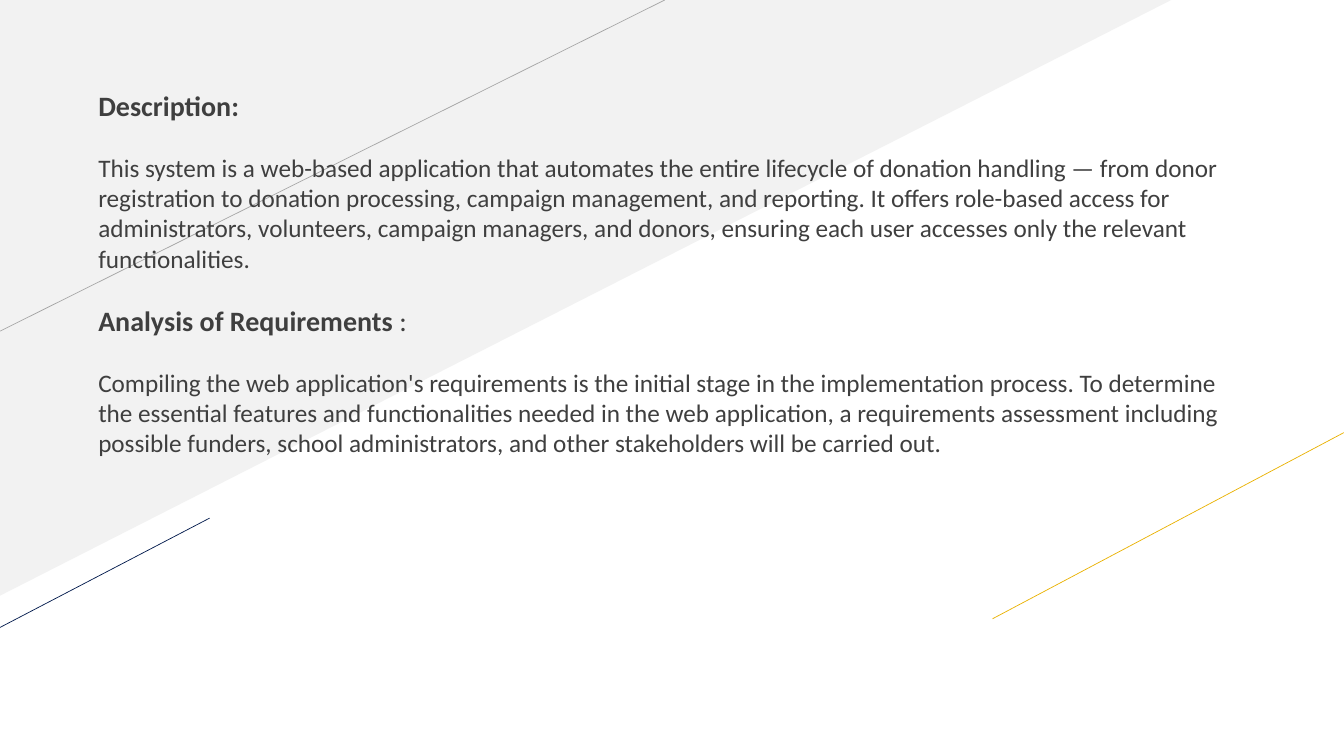
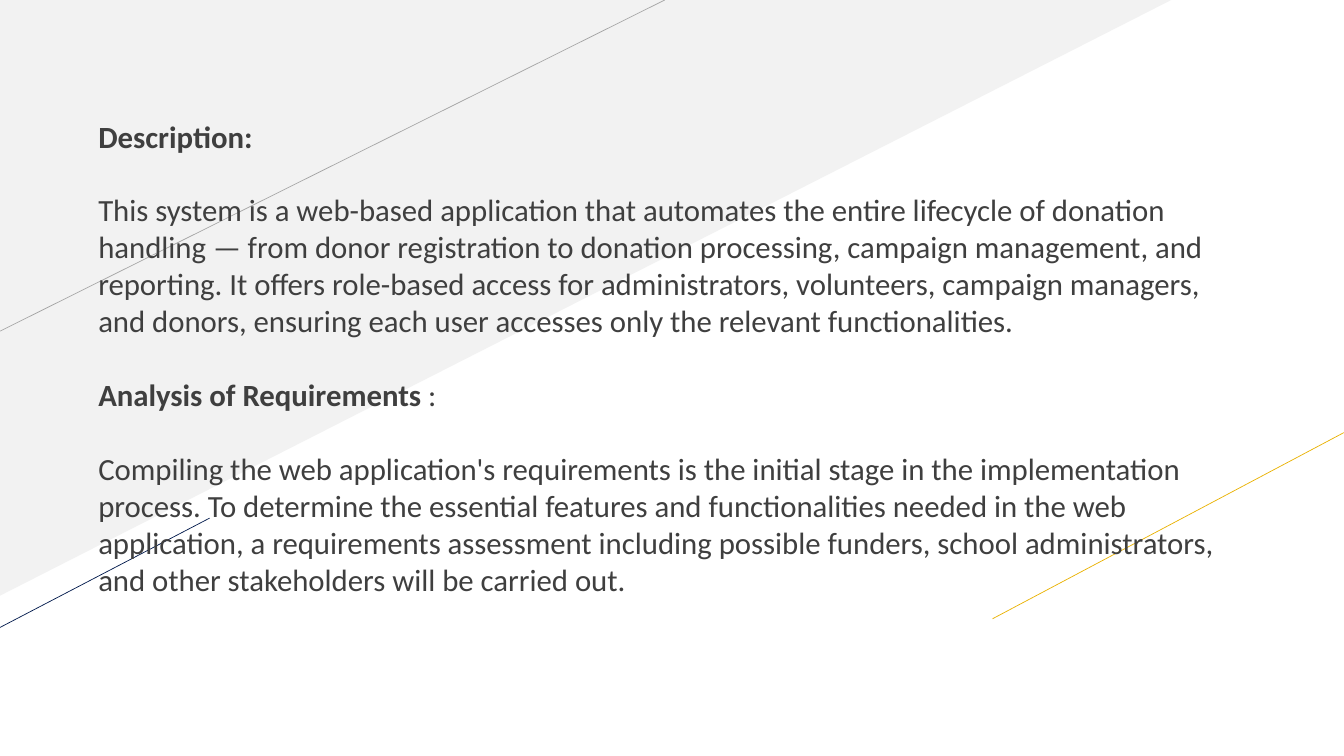
Before and after one commit to SharminAkter13/php_project, a slide deck: slide 8 of Donation Management System.pptx. Drawn at 1344x756 pixels with LibreOffice and Linux fonts; fonts in the diff are those of the drawing. Boxes give left, top, right and bottom in pixels: in the first picture for what was removed or moved away, otherwise in the second. Text is boxed around its words. In the diff, an @@ line names an element or a change of style, - is before the commit and + after.

```diff
--- a/Donation Management System.pptx
+++ b/Donation Management System.pptx
@@ text "Description:": place and size @@
-text "Description:" at [98,96,1218,456]
+text "Description:" at [98,126,1213,592]
@@ text "Description:" at [98,126,1213,592]: size 20 to 22 pt in "Description:", "Analysis of Requirements :"; size 18 to 22 pt @@
```
Also in this commit, not shown: 2 other slides changed, 5 slides added, 3 slides removed.
